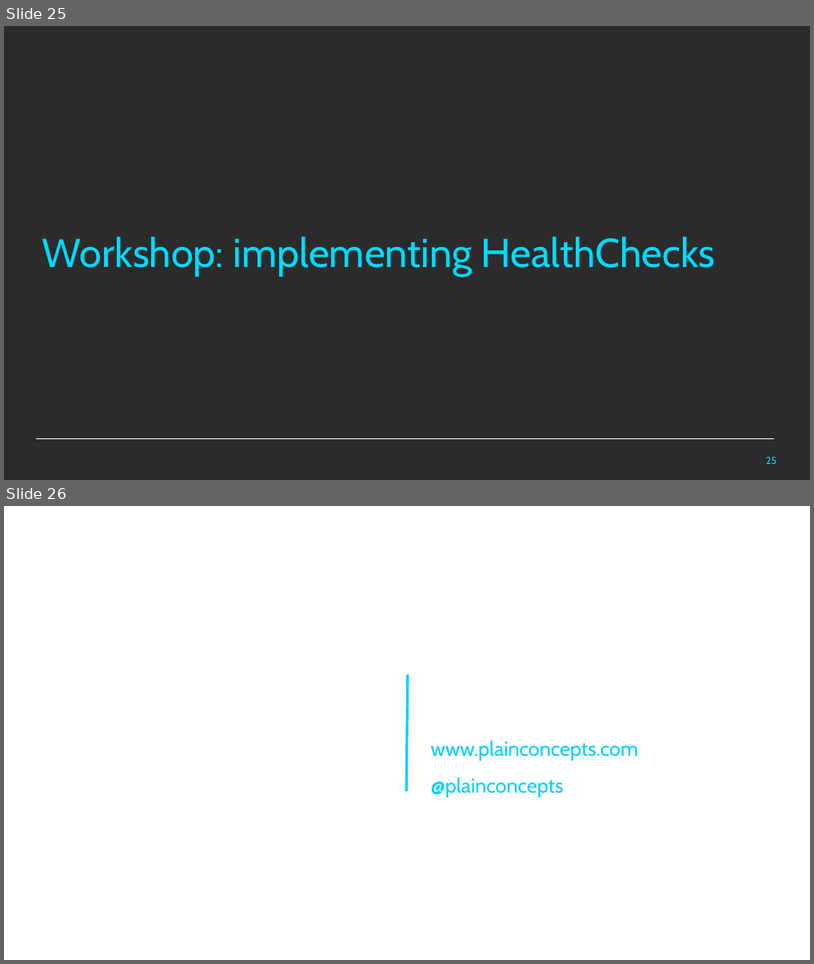
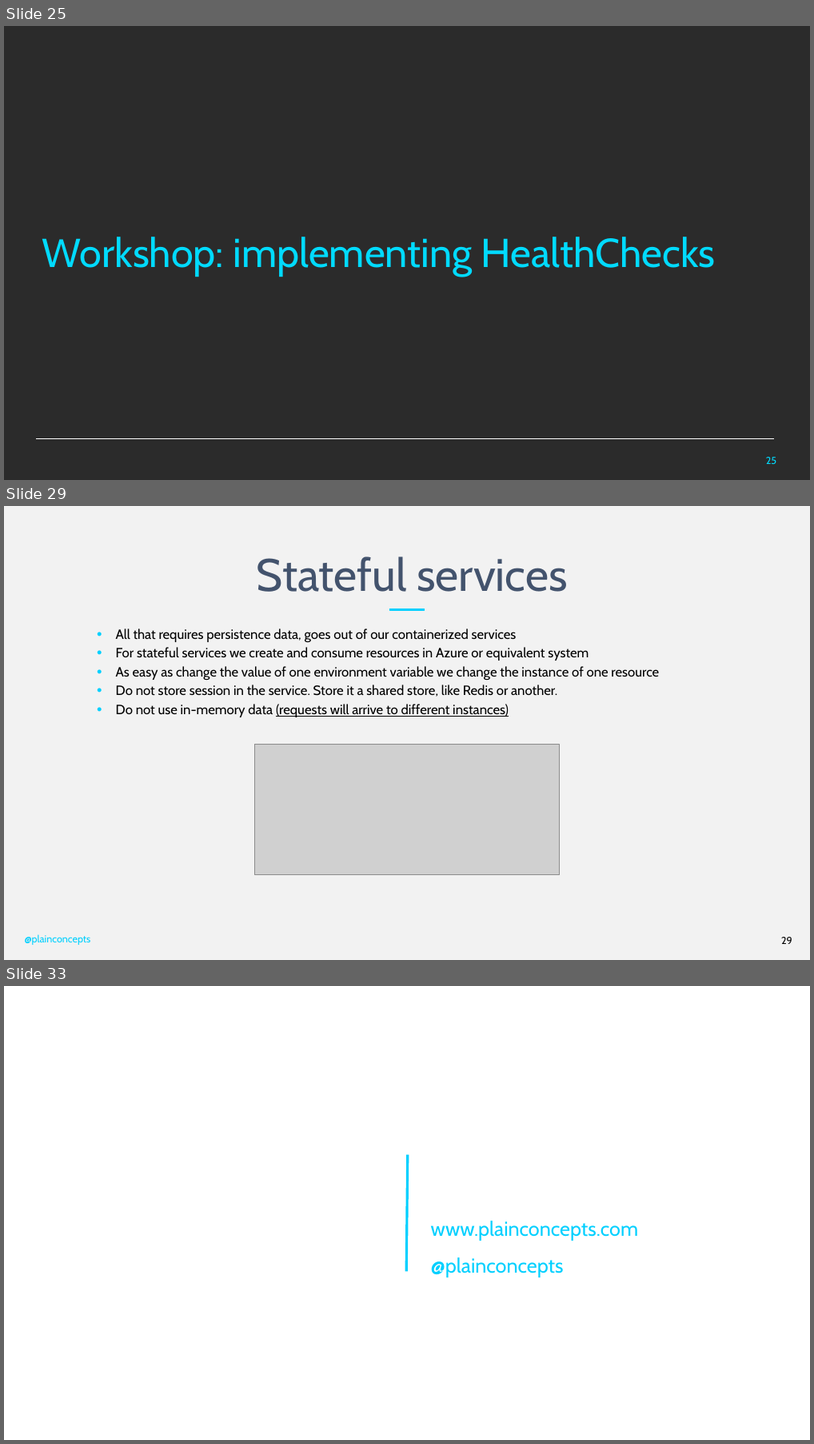
Before and after one commit to PlainConcepts/NetCore-Docker-Workshop, a slide deck: Docu/BestPractices&Antipatterns.pptx. Shown one above the other, each under a label of ours: slides 25 and 26 before the commit, slides 25, 29 and 33 after it; the slides between them are not shown. The pictures are 814x964 and 814x1444 pixels, drawn with LibreOffice and Linux fonts; fonts in the diff are those of the drawing; grey boxes stand for pictures; background and template pictures are left out; a plain dark background stands for a picture behind light text. Boxes give left, top, right and bottom in pixels: in the first picture for what was removed or moved away, otherwise in the second. Text is boxed around its words. In the diff, an @@ line names an element or a change of style, - is before the commit and + after.

```diff
--- a/Docu/BestPractices&Antipatterns.pptx
+++ b/Docu/BestPractices&Antipatterns.pptx
@@ slide 29 added at box(4, 506, 810, 960), background #F2F2F2 @@
@@ title added at box(257, 556, 567, 592), 54 pt, text #43536D @@
+Stateful services
@@ line added from (390, 609) to (425, 609), #00D0FF 3 pt @@
@@ text added at box(116, 628, 659, 717), 16 pt, text #000000 @@
+• All that requires persistence data, goes out of our containerized services
+• For stateful services we create and consume resources in Azure or equivalent system
+• As easy as change the value of one environment variable we change the instance of one resource
+• Do not store session in the service. Store it a shared store, like Redis or another.
+• Do not use in-memory data (requests will arrive to different instances)
@@ picture added at box(255, 744, 560, 875) @@
@@ text added at box(25, 934, 91, 944), 12 pt, text #00D0FF @@
+@plainconcepts
@@ page number added at box(782, 936, 793, 944), 12 pt, text #000000 @@
+29
@@ what was slide 26 is now slide 33 @@
```
Also in this commit, not shown: 5 slides changed, 6 other slides added, 1 other file.
